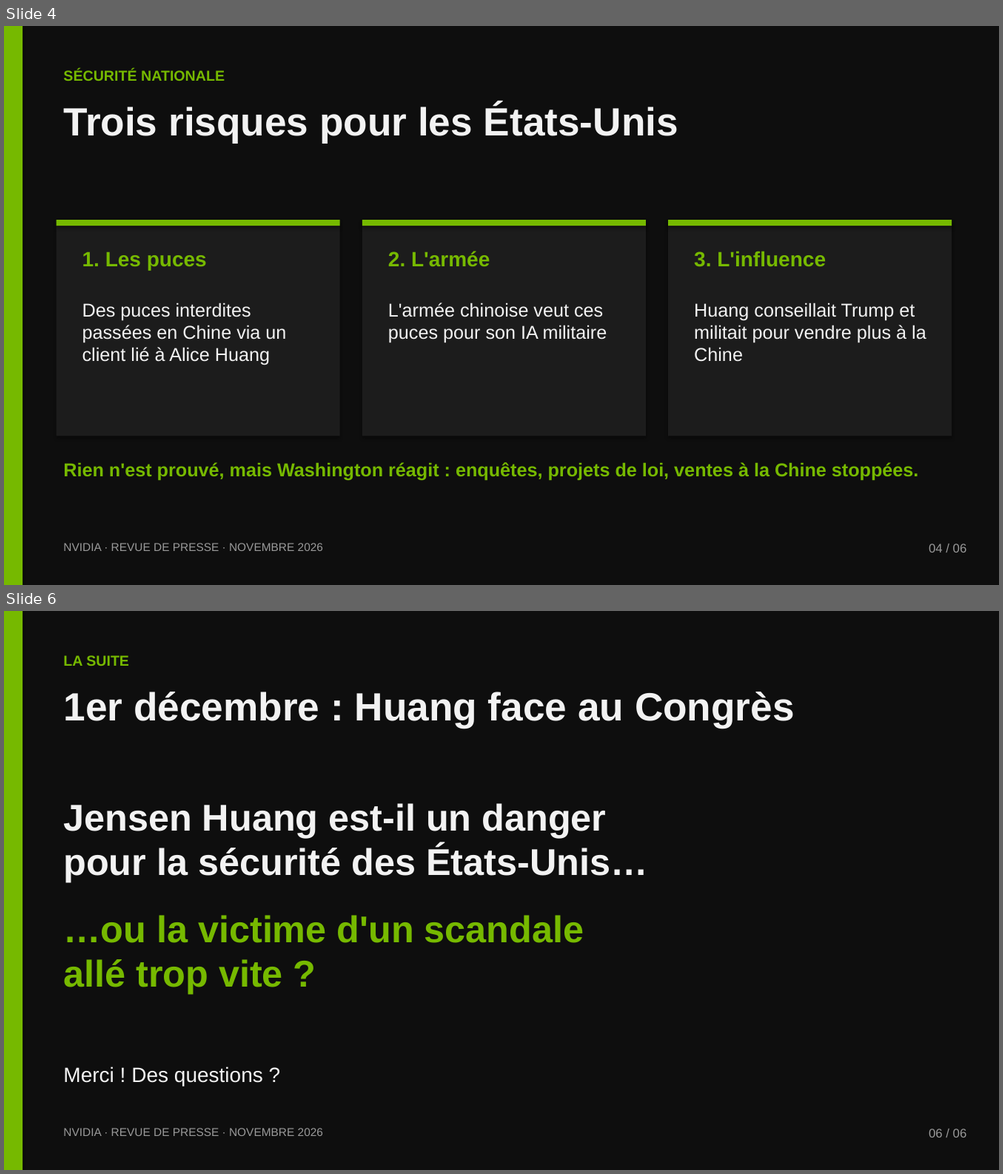
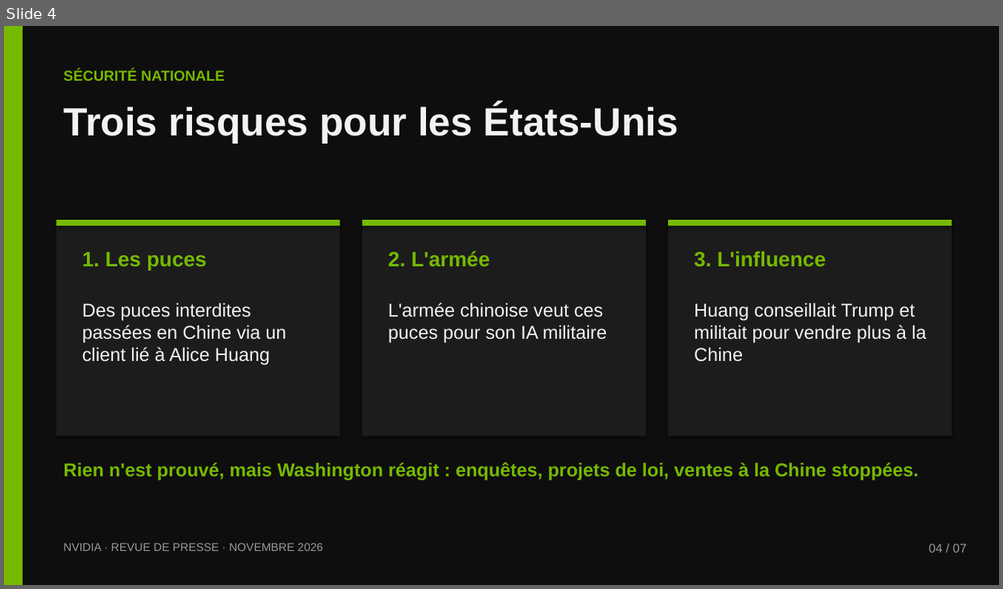
Before and after one commit to dehamnaadam-hue/Encole, a slide deck: nvidia/Nvidia-revue-de-presse.pptx. Shown one above the other, each under a label of ours: slides 4 and 6 before the commit, slide 4 after it; the slides between them are not shown. The pictures are 1003x1174 and 1003x589 pixels, drawn with LibreOffice and Linux fonts; fonts in the diff are those of the drawing. Boxes give left, top, right and bottom in pixels: in the first picture for what was removed or moved away, otherwise in the second. Text is boxed around its words. In the diff, an @@ line names an element or a change of style, - is before the commit and + after.

```diff
--- a/nvidia/Nvidia-revue-de-presse.pptx
+++ b/nvidia/Nvidia-revue-de-presse.pptx
@@ slide 6 removed at [4,611,999,1170], background #0E0E0E @@
@@ rectangle removed at [4,611,22,1170] @@
@@ text removed at [63,655,129,666] @@
-LA SUITE
@@ text removed at [63,692,794,729] @@
-1er décembre : Huang face au Congrès
@@ text removed at [63,803,647,883] @@
-Jensen Huang est-il un danger
-pour la sécurité des États-Unis…
@@ text removed at [63,915,584,994] @@
-…ou la victime d'un scandale
-allé trop vite ?
@@ text removed at [63,1067,263,1086] @@
-Merci ! Des questions ?
@@ text removed at [63,1128,323,1136] @@
-NVIDIA · REVUE DE PRESSE · NOVEMBRE 2026
@@ text removed at [928,1129,967,1138] @@
-06 / 06
@@ slide 4 changed as well @@
@@ text at [928,544,967,553]: text changed @@
-04 / 06
+04 / 07
```
Also in this commit, not shown: 4 other slides changed, 2 slides added, 1 other file.
